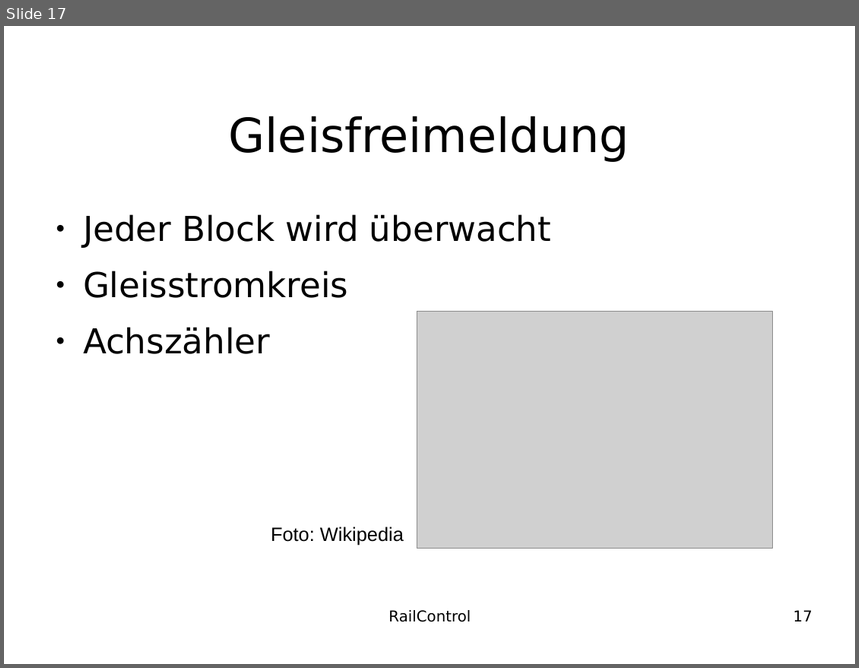
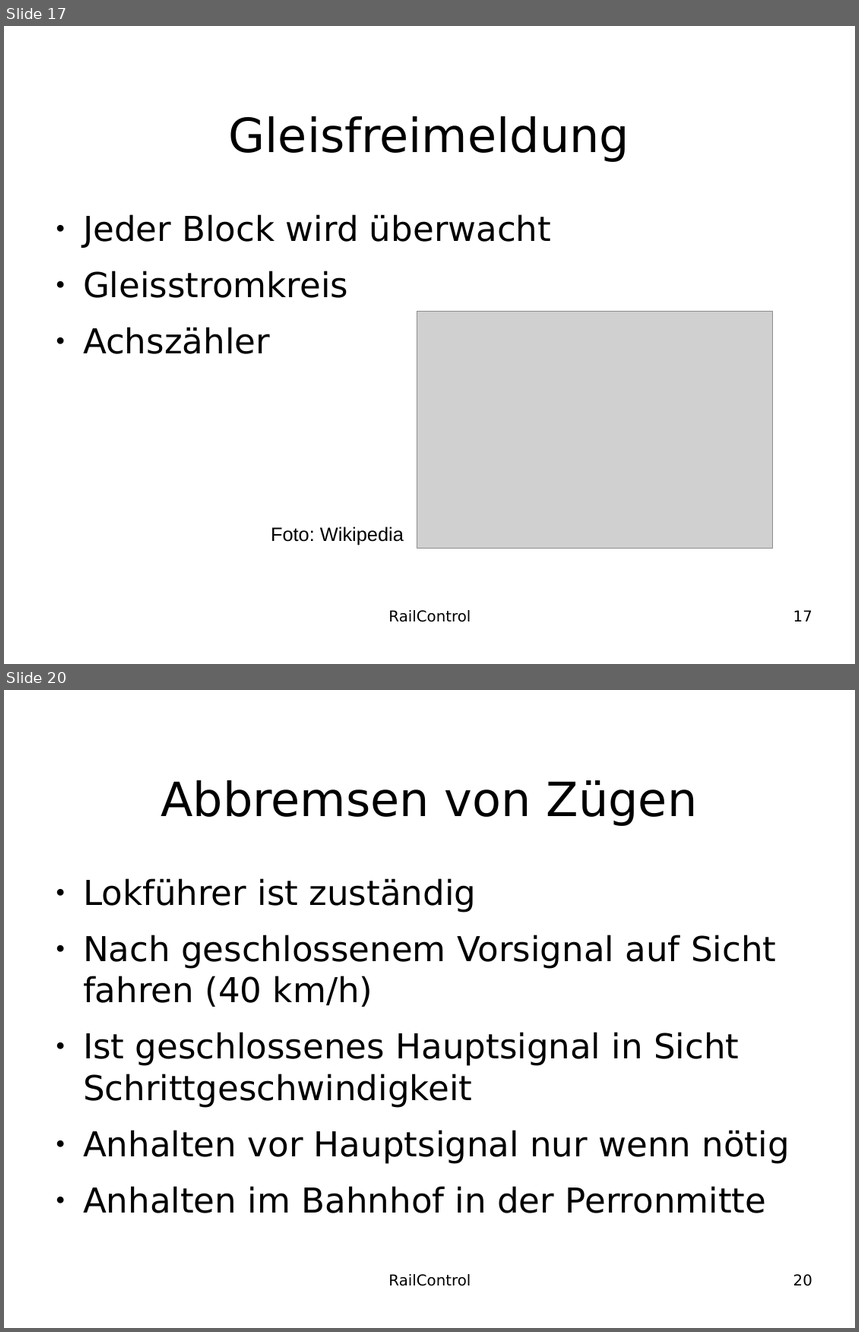
Before and after one commit to teddych/railcontrol, a slide deck: MAS/MAS_Thesis.odp. Shown one above the other, each under a label of ours: slide 17 before the commit, slides 17 and 20 after it; the slides between them are not shown. The pictures are 859x668 and 859x1332 pixels, drawn with LibreOffice and Linux fonts; fonts in the diff are those of the drawing; grey boxes stand for pictures; background and template pictures are left out. Boxes give left, top, right and bottom in pixels: in the first picture for what was removed or moved away, otherwise in the second. Text is boxed around its words. In the diff, an @@ line names an element or a change of style, - is before the commit and + after.

```diff
--- a/MAS/MAS_Thesis.odp
+++ b/MAS/MAS_Thesis.odp
@@ slide 20 added at (x1=4, y1=690, x2=855, y2=1328), background #FFFFFF @@
@@ title added at (x1=161, y1=780, x2=698, y2=826), 44 pt, text #000000 @@
+Abbremsen von Zügen
@@ text added at (x1=83, y1=878, x2=790, y2=1214), 32 pt, text #000000 @@
+● Lokführer ist zuständig
+● Nach geschlossenem Vorsignal auf Sicht fahren (40 km/h)
+● Ist geschlossenes Hauptsignal in Sicht Schrittgeschwindigkeit
+● Anhalten vor Hauptsignal nur wenn nötig
+● Anhalten im Bahnhof in der Perronmitte
@@ text added at (x1=389, y1=1274, x2=471, y2=1287), 14 pt, text #000000 @@
+RailControl
@@ page number added at (x1=794, y1=1274, x2=813, y2=1287), 14 pt, text #000000 @@
+20
```
Also in this commit, not shown: 1 slide changed, 12 other slides added, 1 slide removed.
